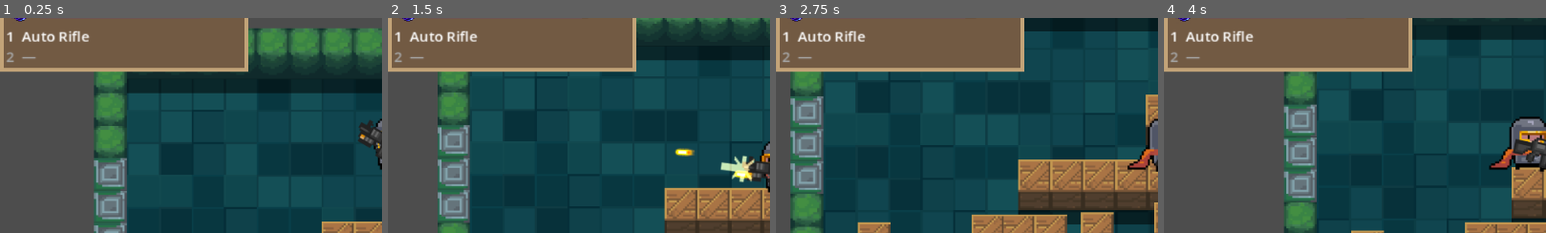
Above: before the commit, frames 1-4 (left to right).
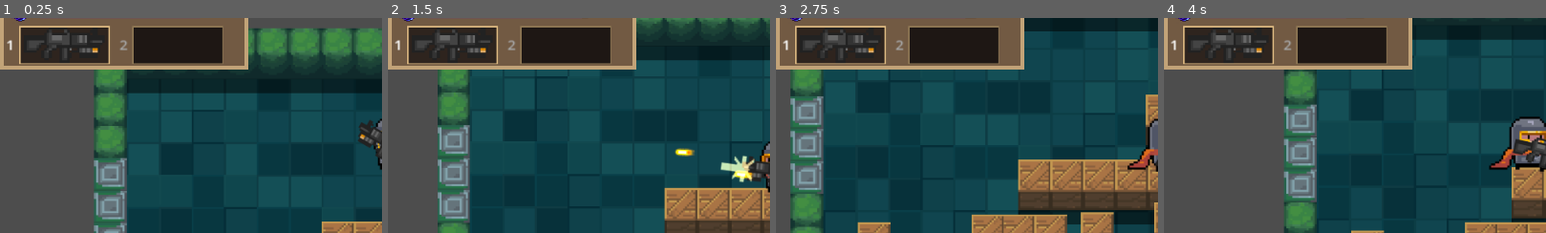
Above: after the commit, the same moments.

Repository: howtokys/eternal-sparks
Game: Godot game, scene res://scenes/First_Room.tscn
Same seed, same stepped clock (60 frames per second), same inputs: the game is played once before the commit and once after it. Sound files missing from this copy of the repository are replaced by a short silence.
Inputs (mouse positions are % of the whole screen's width and height, from its top left):
- Up to frame 1 (0.25 s): no input
- Up to frame 2 (1.5 s): tap Enter at 0.5 s; move the mouse to (72, 45) at 0.52 s; hold D (move_right) 0.53-1.28 s; hold 1 (weapon_slot_1) 0.53-1.28 s; click (72, 45) at 0.67 s; tap 2 (weapon_slot_2) at 0.8, 1.35 s; move the mouse to (30, 55) at 1.27 s; hold S (move_down) from 1.28 s (still down); click (30, 55) at 1.42 s
- Up to frame 3 (2.75 s): tap 1 (weapon_slot_1) at 1.55 s; move the mouse to (60, 28) at 2.02 s; release S (move_down) at 2.03 s; hold D (move_right) from 2.03 s (still down); hold E (interact) from 2.03 s (still down); click (60, 28) at 2.17 s; tap 2 (weapon_slot_2) at 2.3 s
- Up to frame 4 (4 s): move the mouse to (45, 70) at 2.77 s; release D (move_right) at 2.78 s; release E (interact) at 2.78 s; hold W (move_up) 2.78-3.53 s; tap 1 (weapon_slot_1) at 2.85 s; click (45, 70) at 2.92 s; move the mouse to (80, 65) at 3.52 s; hold A (move_left) from 3.53 s (still down); hold 2 (weapon_slot_2) from 3.53 s (still down); click (80, 65) at 3.67 s
The pictures show only the part of the screen within x 0-50%, y 21-71%; the shares and areas given below are measured in that part.

The runs differ from the first frame. In frame 1, 9.6% of the frame differs, in the area x 0-65%, y 3-26%; in frame 2, 9.7%; in frame 3, 9.7%; in frame 4, 9.6%.

Commit message:
feat: Update HUD to include weapon slots and icons, and add player hurt sound effect

Diff:
--- a/scenes/HUD.tscn
+++ b/scenes/HUD.tscn
@@ -71,6 +71,14 @@
 content_margin_bottom = 2.0
 bg_color = Color(0.0665, 0.109725, 0.19, 0)
 
+[sub_resource type="StyleBoxFlat" id="StyleBoxFlat_weapon_slot"]
+bg_color = Color(0.18, 0.14, 0.12, 1)
+border_width_left = 1
+border_width_top = 1
+border_width_right = 1
+border_width_bottom = 1
+border_color = Color(0.87, 0.73, 0.51, 1)
+
 [node name="CanvasLayer" type="CanvasLayer" unique_id=1979618489]
 script = ExtResource("1_qpvh6")
 
@@ -185,19 +193,51 @@
 theme_override_font_sizes/font_size = 12
 text = "100%"
 
-[node name="WeaponSlots" type="VBoxContainer" parent="StatBars/StatusFrame/VBoxContainer"]
-layout_mode = 2
-theme_override_constants/separation = 0
-
-[node name="WeaponSlot1" type="Label" parent="StatBars/StatusFrame/VBoxContainer/WeaponSlots"]
-layout_mode = 2
-theme_override_font_sizes/font_size = 12
-text = "1  Railgun"
-
-[node name="WeaponSlot2" type="Label" parent="StatBars/StatusFrame/VBoxContainer/WeaponSlots"]
-layout_mode = 2
-theme_override_font_sizes/font_size = 12
-text = "2  —"
+[node name="WeaponSlots" type="HBoxContainer" parent="StatBars/StatusFrame/VBoxContainer"]
+layout_mode = 2
+theme_override_constants/separation = 8
+
+[node name="WeaponSlot1" type="HBoxContainer" parent="StatBars/StatusFrame/VBoxContainer/WeaponSlots"]
+layout_mode = 2
+
+[node name="Number" type="Label" parent="StatBars/StatusFrame/VBoxContainer/WeaponSlots/WeaponSlot1"]
+layout_mode = 2
+theme_override_font_sizes/font_size = 12
+text = "1"
+
+[node name="Box" type="PanelContainer" parent="StatBars/StatusFrame/VBoxContainer/WeaponSlots/WeaponSlot1"]
+custom_minimum_size = Vector2(76, 32)
+layout_mode = 2
+mouse_filter = 2
+theme_override_styles/panel = SubResource("StyleBoxFlat_weapon_slot")
+
+[node name="Icon" type="TextureRect" parent="StatBars/StatusFrame/VBoxContainer/WeaponSlots/WeaponSlot1/Box"]
+layout_mode = 2
+mouse_filter = 2
+texture_filter = 1
+expand_mode = 1
+stretch_mode = 5
+
+[node name="WeaponSlot2" type="HBoxContainer" parent="StatBars/StatusFrame/VBoxContainer/WeaponSlots"]
+layout_mode = 2
+
+[node name="Number" type="Label" parent="StatBars/StatusFrame/VBoxContainer/WeaponSlots/WeaponSlot2"]
+layout_mode = 2
+theme_override_font_sizes/font_size = 12
+text = "2"
+
+[node name="Box" type="PanelContainer" parent="StatBars/StatusFrame/VBoxContainer/WeaponSlots/WeaponSlot2"]
+custom_minimum_size = Vector2(76, 32)
+layout_mode = 2
+mouse_filter = 2
+theme_override_styles/panel = SubResource("StyleBoxFlat_weapon_slot")
+
+[node name="Icon" type="TextureRect" parent="StatBars/StatusFrame/VBoxContainer/WeaponSlots/WeaponSlot2/Box"]
+layout_mode = 2
+mouse_filter = 2
+texture_filter = 1
+expand_mode = 1
+stretch_mode = 5
 
 [node name="Buff Panel" type="PanelContainer" parent="." unique_id=1285189694]
 offset_left = 212.0
--- a/scripts/hud.gd
+++ b/scripts/hud.gd
@@ -7,8 +7,10 @@
 @onready var health_percent: Label = $StatBars/StatusFrame/VBoxContainer/HealthRow/HealthPercent
 @onready var ShieldPercent: Label = $StatBars/StatusFrame/VBoxContainer/ShieldRow/ShieldPercent
 @onready var ManaPercent: Label = $StatBars/StatusFrame/VBoxContainer/ManaRow/ManaPercent
-@onready var weapon_slot_1: Label = $StatBars/StatusFrame/VBoxContainer/WeaponSlots/WeaponSlot1
-@onready var weapon_slot_2: Label = $StatBars/StatusFrame/VBoxContainer/WeaponSlots/WeaponSlot2
+@onready var weapon_slot_rows := [
+	$StatBars/StatusFrame/VBoxContainer/WeaponSlots/WeaponSlot1,
+	$StatBars/StatusFrame/VBoxContainer/WeaponSlots/WeaponSlot2,
+]
 
 
 # buff ui container
@@ -16,6 +18,7 @@
 
 var player: Node2D
 var buff_manager: BuffManager
+var weapon_icons: Dictionary[Texture2D, Texture2D] = {}
 
 func _ready() -> void:
 	# Find the player in the scene
@@ -54,13 +57,28 @@
 
 	var slots: Array = player.weapon_slots
 	var active_slot: int = player.active_weapon_slot
-	var labels := [weapon_slot_1, weapon_slot_2]
-	for slot_index in labels.size():
-		var weapon_name := "—"
-		if slot_index < slots.size() and slots[slot_index] != null:
-			weapon_name = slots[slot_index].display_name
-		labels[slot_index].text = "%d  %s" % [slot_index + 1, weapon_name]
-		labels[slot_index].modulate = Color.WHITE if slot_index == active_slot else Color(0.65, 0.65, 0.65)
+	for slot_index in weapon_slot_rows.size():
+		var weapon: WeaponData = slots[slot_index] if slot_index < slots.size() else null
+		var row: HBoxContainer = weapon_slot_rows[slot_index]
+		var icon := row.get_node("Box/Icon") as TextureRect
+		icon.texture = _get_weapon_icon(weapon.texture) if weapon != null else null
+		row.modulate = Color.WHITE if slot_index == active_slot else Color(0.65, 0.65, 0.65)
+
+func _get_weapon_icon(texture: Texture2D) -> Texture2D:
+	if texture == null:
+		return null
+	if weapon_icons.has(texture):
+		return weapon_icons[texture]
+
+	var image := texture.get_image()
+	var icon := texture
+	if image != null and (not image.is_compressed() or image.decompress() == OK):
+		var bounds := image.get_used_rect()
+		if bounds.has_area():
+			# Fit the visible art instead of the transparent sprite canvas.
+			icon = ImageTexture.create_from_image(image.get_region(bounds))
+	weapon_icons[texture] = icon
+	return icon
 
 	#if "current_mana" in player:
 		#mana_bar.value = player.current_mana
--- a/scripts/player_animation.gd
+++ b/scripts/player_animation.gd
@@ -2,6 +2,7 @@
 
 # The original body is centered five pixels right of the sprite frame's center.
 const MIRRORED_OFFSET_X := 10.0
+const HURT_SOUND := preload("res://sounds/player_hurt.wav")
 
 @onready var player := get_parent() as CharacterBody2D
 @onready var gun := player.get_node("Gun") as Weapon
@@ -21,6 +22,7 @@
 	play(&"walk" if player.get_real_velocity().length_squared() > 1.0 else &"idle")
 
 func react_to_damage() -> void:
+	Audio.play_sfx(HURT_SOUND, 0.0, randf_range(0.96, 1.04))
 	play(&"hurt")
 	set_frame_and_progress(0, 0.0)
 
Not shown, added: sounds/player_hurt.wav.import
Not shown, added: sounds/player_hurt.wav
